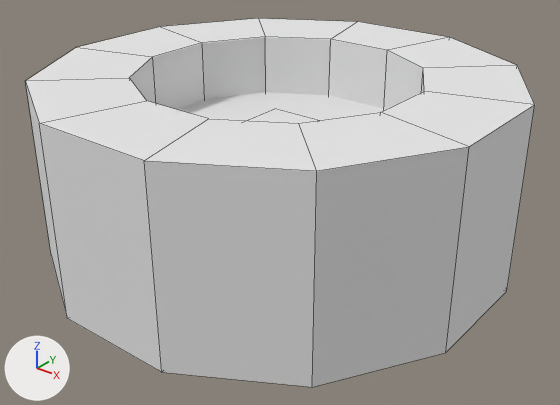
What one commit did to the OBJ model src/main/resources/assets/bigtires/models/item/small_truck_tire/small_truck_tire.obj.
Before and after are seen from a 50 mm camera at (1.98, -2.47, 1.34) aimed at (0.05, -0.06, -0.16). Arrows for +X, +Y and +Z are at lower left; the lights stay in place. The picture after the commit comes second. Mesh edges are drawn as thin lines. Where no turn or scale is listed for an object, it has been applied to the vertices.
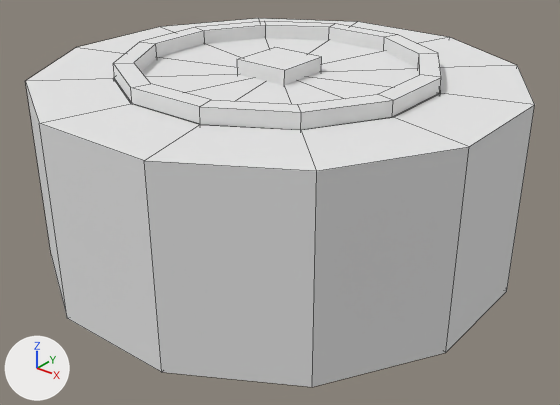
Diff of the bpy script that builds the scene:
```diff
--- a/src/main/resources/assets/bigtires/models/item/small_truck_tire/small_truck_tire.obj.py
+++ b/src/main/resources/assets/bigtires/models/item/small_truck_tire/small_truck_tire.obj.py
@@ me_tube @@
 me_tube.from_pydata(...)  # 48 vertices, 48 faces; spans x -1.0..1.0, y -1.0..1.0, z -0.41..0.41
 # used by ob_tube; location = (0.0, 0.0, 0.0)
+# me_tube part 1: all 24 vertices in x -0.6..0.6, y -0.6..0.6, z -0.41..0.41 are scaled about their middle by (1.1, 1.1, 1)
 me_tube.materials.append(mat_m_ee1e311b_a002_2c64_ee28_9a0c674561a5)
@@ me_rim_002 @@
+me_rim_002.from_pydata(...)  # a 12-sided cylinder along z spanning x -0.656..0.656, y -0.656..0.656, z -0.406..0.406
+me_rim_002.materials.append(mat_m_ee1e311b_a002_2c64_ee28_9a0c674561a5)  # its picture is missing
@@ me_rim_001 @@
+me_rim_001.from_pydata(...)  # a box spanning x -0.125..0.125, y -0.125..0.125, z -0.469..0.469
+me_rim_001.materials.append(mat_m_ee1e311b_a002_2c64_ee28_9a0c674561a5)  # its picture is missing
@@ me_rim @@
+me_rim.from_pydata(...)  # 48 vertices, 48 faces; spans x -0.656..0.656, y -0.656..0.656, z -0.469..0.469
+me_rim.materials.append(mat_m_ee1e311b_a002_2c64_ee28_9a0c674561a5)  # its picture is missing
@@ ob_mesh @@
-ob_mesh = bpy.data.objects.new('mesh', me_mesh)
-ob_mesh.location = (0.0, 0.0, 0.0)
@@ ob_mesh_001 @@
-ob_mesh_001 = bpy.data.objects.new('mesh.001', me_mesh_001)
-ob_mesh_001.location = (0.0, 0.0, 0.0)
@@ ob_rim_002 @@
+ob_rim_002 = bpy.data.objects.new('rim.002', me_rim_002)
+ob_rim_002.location = (0.0, 0.0, 0.0)
@@ ob_rim_001 @@
+ob_rim_001 = bpy.data.objects.new('rim.001', me_rim_001)
+ob_rim_001.location = (0.0, 0.0, 0.0)
@@ ob_rim @@
+ob_rim = bpy.data.objects.new('rim', me_rim)
+ob_rim.location = (0.0, 0.0, 0.0)
```

Where the change shows, as pixel boxes (x1, y1, x2, y2) in the pictures (560 x 405 px; the box of a moved part takes in the faces that stretch with it):
'rim', added: after (113, 21, 441, 130)
'rim.002', added: after (116, 38, 438, 130)
'mesh', deleted: before (177, 92, 386, 121)
'rim.001', added: after (237, 47, 321, 85)
'mesh.001', deleted: before (246, 109, 319, 123)
part 1 of me_tube, moved or reshaped: (26, 18, 535, 171) in both
